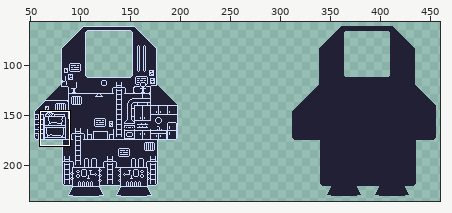
Sprite sheet: Assets/Sprites/Ship/Ship.png. The first picture is a wide view before the edit; the outline marks the close-up.
Close-up. First the earlier version:
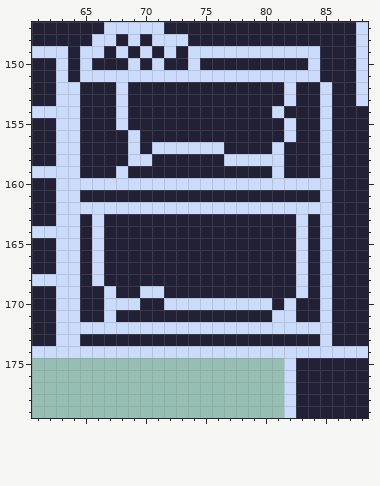
The file is 516x258 pixels. Shown: x 61..88, y 147..179. The wide view leaves out empty margins.
And afterwards:
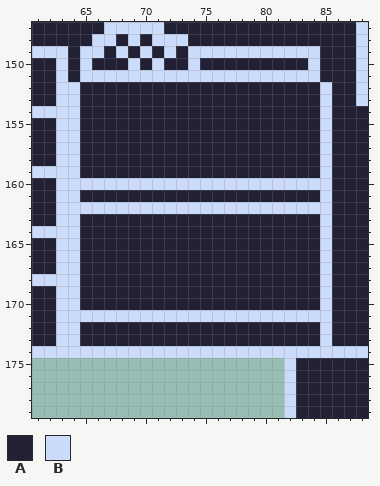
Palette (. is transparent): A #222034  B #cbdbfc
Diff:
The edit turns colour B into colour A in rows 152 to 153 at x 68 and 82; in row 154 at x 68 and 81; in row 155 at x 68 and 82; in row 156 at x 69 and 82; in row 157 at x 69, 71 to 76 and 81; in row 158 at x 69 to 70 and 77 to 81.
The edit turns colour B into colour A in row 159 at x 68 and 81; in rows 163 to 168 at x 66 and 83; in row 169 at x 67, 70 to 71 and 83; in row 170 at x 67 to 69, 72 to 80 and 82; in row 172 at x 65 to 84.
The edit turns colour A into colour B in row 171 at x 65 to 66, 68 to 80 and 83 to 84.
Changed places in both close-ups, as pixel boxes (x1, y1, x2, y2):
changed: (80, 82, 320, 334)
